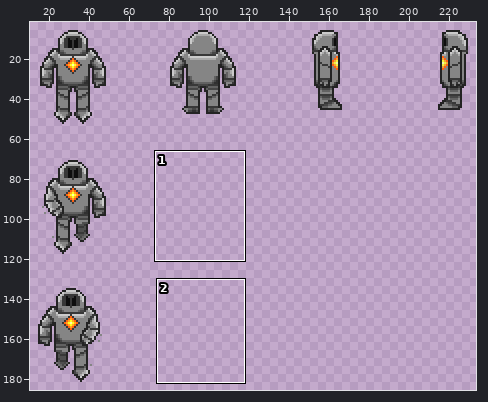
One commit to this sprite sheet: Dawnseeker/src/main/resources/assets/textures/DawnseekerPCV2.png. The first picture is a wide view before the edit; the outline marks the close-up.
Close-up. Old version:
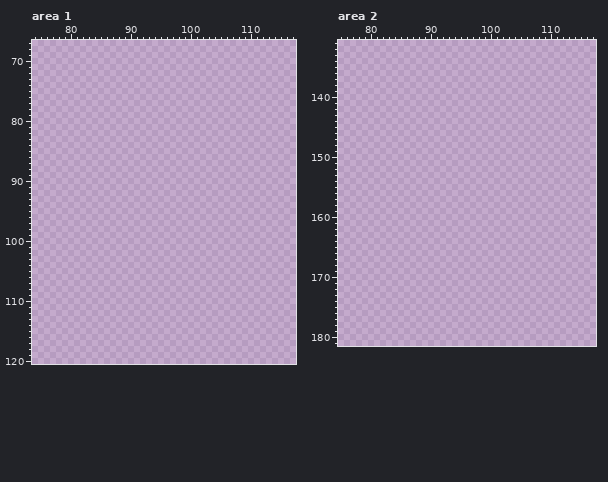
The file is 256x256 pixels. Pixels under 10% opacity are left out. Colours within 5 levels of each other are drawn and written as one. Shown: area 1: x 74..117, y 67..120; area 2: x 75..117, y 131..181. The wide view leaves out empty margins.
Now the later version:
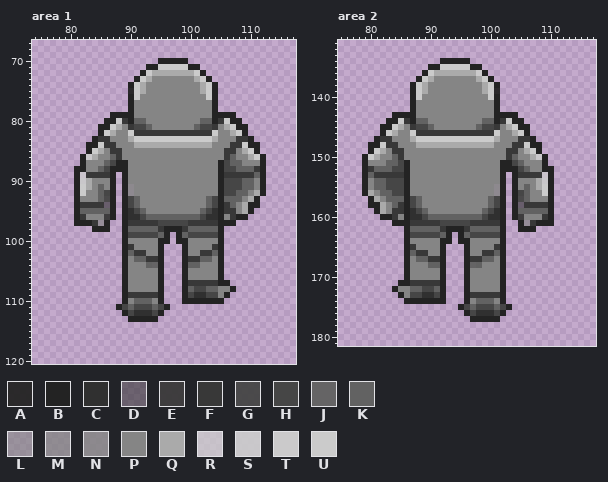
Palette (. is transparent): A #232323f3  B #232323  C #303030  D #3838389e  E #383838f3  F #383838  G #464646f5  H #464646  J #626262f7  K #626262  L #858585a8  M #858585d0  N #858585e0  P #858585  Q #aaaaaa  R #cbcbcbc4  S #cbcbcbea  T #cbcbcbf9  U #cbcbcb
The author wrote: Finished back walking sprites
The edit:
Area 1:
y 70: x 95..99 ..... -> BBBBB
y 71: x 93..101 ......... -> BBUUUUUBB
y 72: x 92..102 ........... -> BTQQQQQQQUB
y 73: x 91..103 ............. -> BUQPPPPPPPQUB
y 74: x 90..104 ............... -> BUQPPPPPPPPPQUB
y 75: x 90..104 ............... -> AUQPPPPPPPPPQUB
y 76: x 90..104 ............... -> BUPPPPPPPPPPPUB
y 77..78: x 90..104 ............... -> BPPPPPPPPPPPPPB
y 79: x 87..107 ..................... -> BBBBPPPPPPPPPPPPPBBBB
y 80: x 86..108 ....................... -> BBUFBKKPPPPPPPPPKKBFUBB
y 81: x 85..109 ......................... -> BBUQPFHHKPPPPPPPKHHFPQUBB
y 82: x 85..109 ......................... -> BUQPPUFFFFFFFFFFFFFUPPQUB
y 83: x 84..110 ........................... -> BFFPPPQUUUUUUUUUUUUUQPPPFFB
y 84: x 83..111 ............................. -> BBUFFPPPQQQQQQQQQQQQQPPPFFUBB
y 85: x 83..111 ............................. -> BUQPFFPPPPPPPPPPPPPPPPPFFPQUB
y 86: x 82..112 ............................... -> BSQPPKFPPPPPPPPPPPPPPPPPFKPPQUB
y 87: x 82..112 ............................... -> BPPPKHBBPPPPPPPPPPPPPPPBHKKPPPB
y 88: x 81..112 ................................ -> BBPPKHBBBPPPPPPPPPPPPPPPBHHKKKFB
y 89: x 81..87 ....... -> BRFFFFB; x 89..112 ........................ -> BPPPPPPPPPPPPPPPBFFFFFKB
y 90: x 81..87 ....... -> BSQPPPB; x 89..112 ........................ -> BPPPPPPPPPPPPPPPBHHHKKPB
y 91: x 81..87 ....... -> BUQPKPB; x 89..112 ........................ -> BNPPPPPPPPPPPPPPBHHHKKPB
y 92: x 81..87 ....... -> BUPPKHB; x 89..112 ........................ -> BMPPPPPPPPPPPPPPBHHKKPQB
y 93: x 81..87 ....... -> BPPPKGB; x 89..111 ....................... -> BHKPPPPPPPPPPPKHBKKKPQB
y 94: x 81..87 ....... -> BFFFFDB; x 89..111 ....................... -> BHKPPPPPPPPPPPKHBFKPQBB
y 95: x 81..87 ....... -> BKKKKKB; x 89..110 ...................... -> BCHKPPPPPPPPPKHCBFFPQB
y 96: x 81..87 ....... -> BFPPPEB; x 89..109 ..................... -> BCCHKKKKKKKKKHCCBPFBB
y 97: x 81..86 ...... -> BBBFLB; x 89..107 ................... -> BFFFFFHHHHHFFFFFBBB
y 98: x 84..86 ... -> BBB; x 89..105 ................. -> BKKKKKFBBBFKKKKKB
y 99: x 89..96 ........ -> BHHHHHKB; x 98..105 ........ -> BKHHHHHB
y 100: x 89..96 ........ -> BPPPPPBB; x 98..105 ........ -> BBPPPPPB
y 101: x 89..95 ....... -> BFPPPPB; x 99..105 ....... -> BPPPPFB
y 102: x 89..95 ....... -> BKFFPPB; x 99..105 ....... -> BPPFFKB
y 103: x 89..95 ....... -> BPKKFFB; x 99..105 ....... -> BFFKKPB
y 104: x 89..95 ....... -> BPPPKJB; x 99..105 ....... -> BKKPPPB
y 105..106: x 89..95 ....... -> BPPPPPB; x 99..105 ....... -> BPPPPPB
y 107: x 89..95 ....... -> BPPPPPB; x 99..106 ........ -> BFFFFFBB
y 108: x 89..95 ....... -> BPPPPPB; x 99..107 ......... -> BKHHKKPPB
y 109: x 89..95 ....... -> BFFFFFB; x 99..106 ........ -> BHCCHHPB
y 110: x 89..95 ....... -> BPKKKPB; x 99..105 ....... -> BBBBBBB
y 111: x 88..96 ......... -> BHKHHHKHB
y 112: x 89..95 ....... -> BHCCCHB
y 113: x 90..94 ..... -> BBBBB
Area 2:
y 134: x 92..96 ..... -> BBBBB
y 135: x 90..98 ......... -> BBUUUUUBB
y 136: x 89..99 ........... -> BUQQQQQQQTB
y 137: x 88..100 ............. -> BUQPPPPPPPQUB
y 138: x 87..101 ............... -> BUQPPPPPPPPPQUB
y 139: x 87..101 ............... -> BUQPPPPPPPPPQUA
y 140: x 87..101 ............... -> BUPPPPPPPPPPPUB
y 141..142: x 87..101 ............... -> BPPPPPPPPPPPPPB
y 143: x 84..104 ..................... -> BBBBPPPPPPPPPPPPPBBBB
y 144: x 83..105 ....................... -> BBUFBKKPPPPPPPPPKKBFUBB
y 145: x 82..106 ......................... -> BBUQPFHHKPPPPPPPKHHFPQUBB
y 146: x 82..106 ......................... -> BUQPPUFFFFFFFFFFFFFUPPQUB
y 147: x 81..107 ........................... -> BFFPPPQUUUUUUUUUUUUUQPPPFFB
y 148: x 80..108 ............................. -> BBUFFPPPQQQQQQQQQQQQQPPPFFUBB
y 149: x 80..108 ............................. -> BUQPFFPPPPPPPPPPPPPPPPPFFPQUB
y 150: x 79..109 ............................... -> BUQPPKFPPPPPPPPPPPPPPPPPFKPPQSB
y 151: x 79..109 ............................... -> BPPPKKHBPPPPPPPPPPPPPPPBBHKPPPB
y 152: x 79..110 ................................ -> BFKKKHHBPPPPPPPPPPPPPPPBBBHKPPBB
y 153: x 79..102 ........................ -> BKFFFFFBPPPPPPPPPPPPPPPB; x 104..110 ....... -> BFFFFRB
y 154: x 79..102 ........................ -> BPKKHHHBPPPPPPPPPPPPPPPB; x 104..110 ....... -> BPPPQSB
y 155: x 79..102 ........................ -> BPKKHHHBPPPPPPPPPPPPPPNB; x 104..110 ....... -> BPKPQUB
y 156: x 79..102 ........................ -> BQPKKHHBPPPPPPPPPPPPPPMB; x 104..110 ....... -> BHKPPUB
y 157: x 80..102 ....................... -> BQPKKKBHKPPPPPPPPPPPKHB; x 104..110 ....... -> BGKPPPB
y 158: x 80..102 ....................... -> BBQPKFBHKPPPPPPPPPPPKHB; x 104..110 ....... -> BDFFFFB
y 159: x 81..102 ...................... -> BQPFFBCHKPPPPPPPPPKHCB; x 104..110 ....... -> BKKKKKB
y 160: x 82..102 ..................... -> BBFPBCCHKKKKKKKKKHCCB; x 104..110 ....... -> BEPPPFB
y 161: x 84..102 ................... -> BBBFFFFFHHHHHFFFFFB; x 105..110 ...... -> BLFBBB
y 162: x 86..102 ................. -> BKKKKKFBBBFKKKKKB; x 105..107 ... -> BBB
y 163: x 86..93 ........ -> BHHHHHKB; x 95..102 ........ -> BKHHHHHB
y 164: x 86..93 ........ -> BPPPPPBB; x 95..102 ........ -> BBPPPPPB
y 165: x 86..92 ....... -> BFPPPPB; x 96..102 ....... -> BPPPPFB
y 166: x 86..92 ....... -> BKFFPPB; x 96..102 ....... -> BPPFFKB
y 167: x 86..92 ....... -> BPKKFFB; x 96..102 ....... -> BFFKKPB
y 168: x 86..92 ....... -> BPPPKKB; x 96..102 ....... -> BJKPPPB
y 169..170: x 86..92 ....... -> BPPPPPB; x 96..102 ....... -> BPPPPPB
y 171: x 85..92 ........ -> BBFFFFFB; x 96..102 ....... -> BPPPPPB
y 172: x 84..92 ......... -> BPPKKHHKB; x 96..102 ....... -> BPPPPPB
y 173: x 85..92 ........ -> BPHHCCHB; x 96..102 ....... -> BFFFFFB
y 174: x 86..92 ....... -> BBBBBBB; x 96..102 ....... -> BPKKKPB
y 175: x 95..103 ......... -> BHKHHHKHB
y 176: x 96..102 ....... -> BHCCCHB
y 177: x 97..101 ..... -> BBBBB
